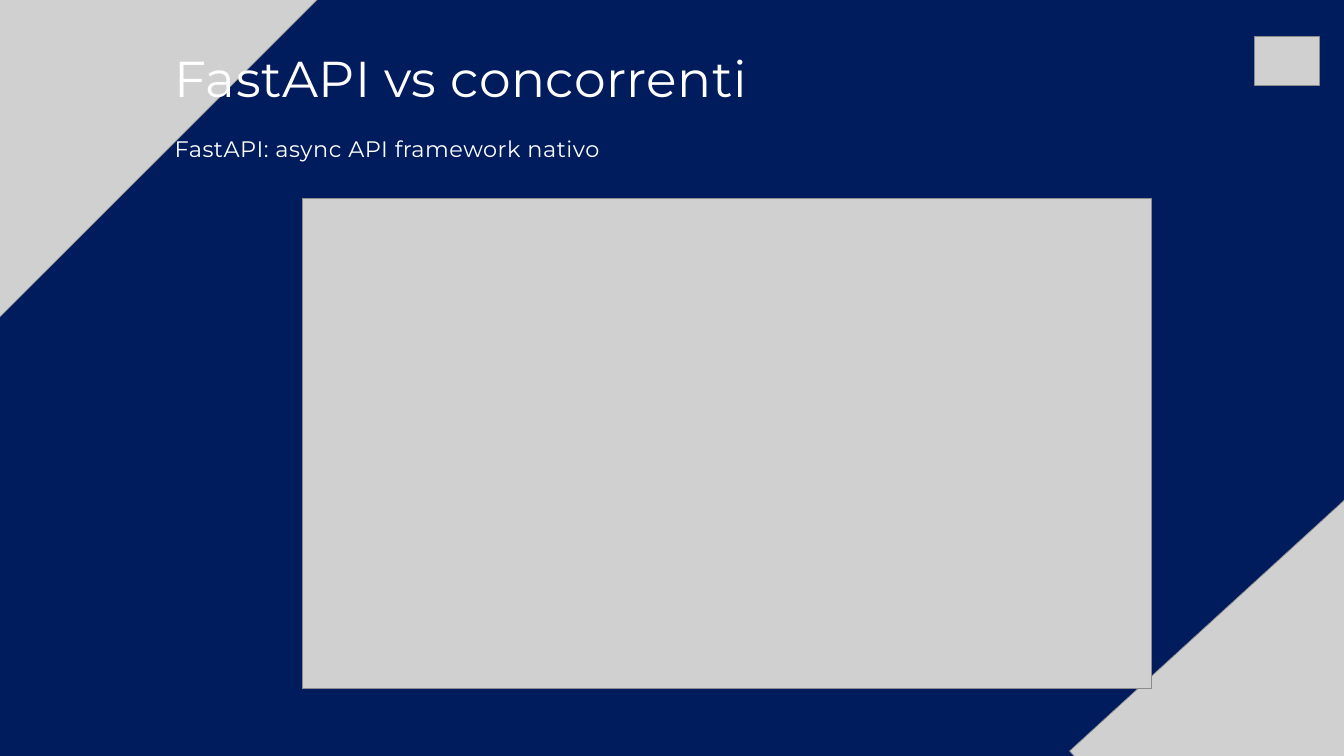
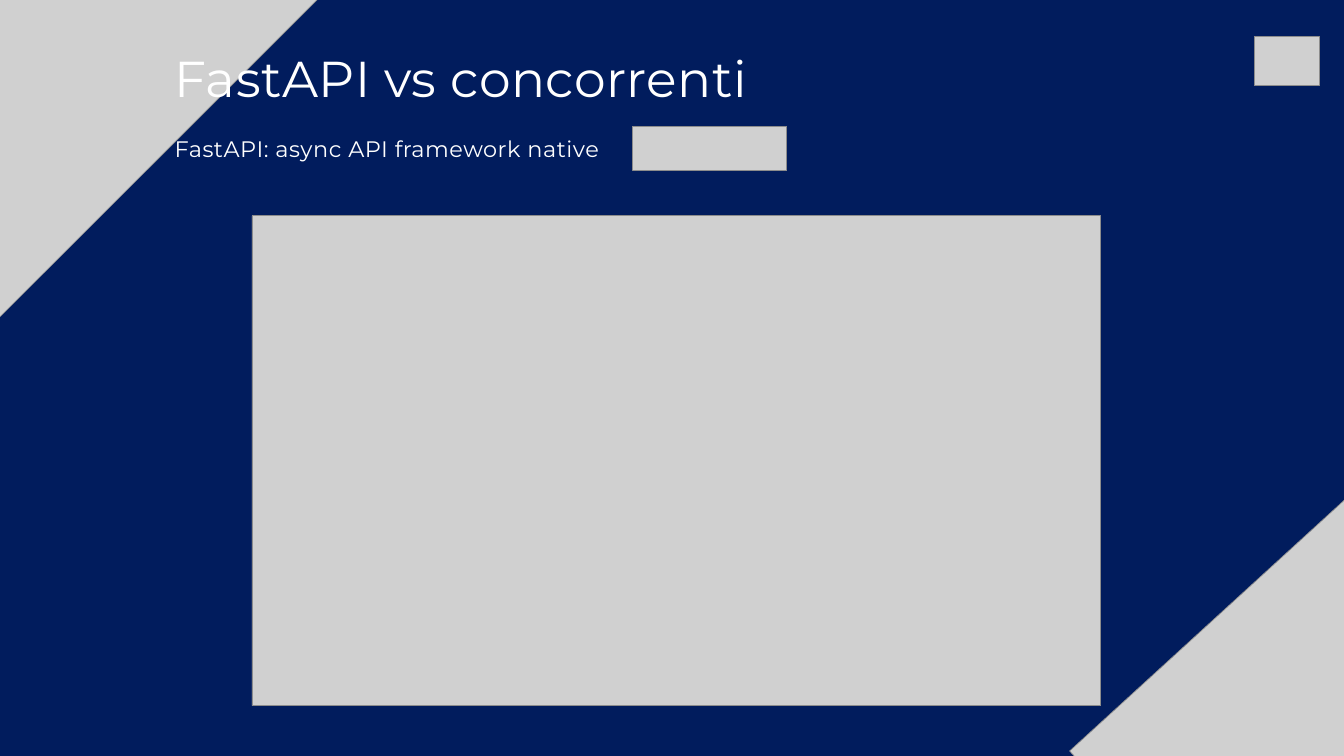
Before and after one commit to Burlesco70/CorsoFastAPI, a slide deck: slide 4 of materiale_raw/FastAPI-PBG.pptx. Drawn at 1344x756 pixels with LibreOffice and Linux fonts; fonts in the diff are those of the drawing; grey boxes stand for pictures. Boxes give left, top, right and bottom in pixels: in the first picture for what was removed or moved away, otherwise in the second. Text is boxed around its words. In the diff, an @@ line names an element or a change of style, - is before the commit and + after.

```diff
--- a/materiale_raw/FastAPI-PBG.pptx
+++ b/materiale_raw/FastAPI-PBG.pptx
@@ text at [175,135,598,162]: text changed @@
-FastAPI: async API framework nativo
+FastAPI: async API framework native
@@ picture added at [633,126,787,171] @@
@@ picture: place and size @@
-picture at [302,199,1151,689]
+picture at [252,216,1101,706]
```
Also in this commit, not shown: 1 other slide changed, 3 other files.
